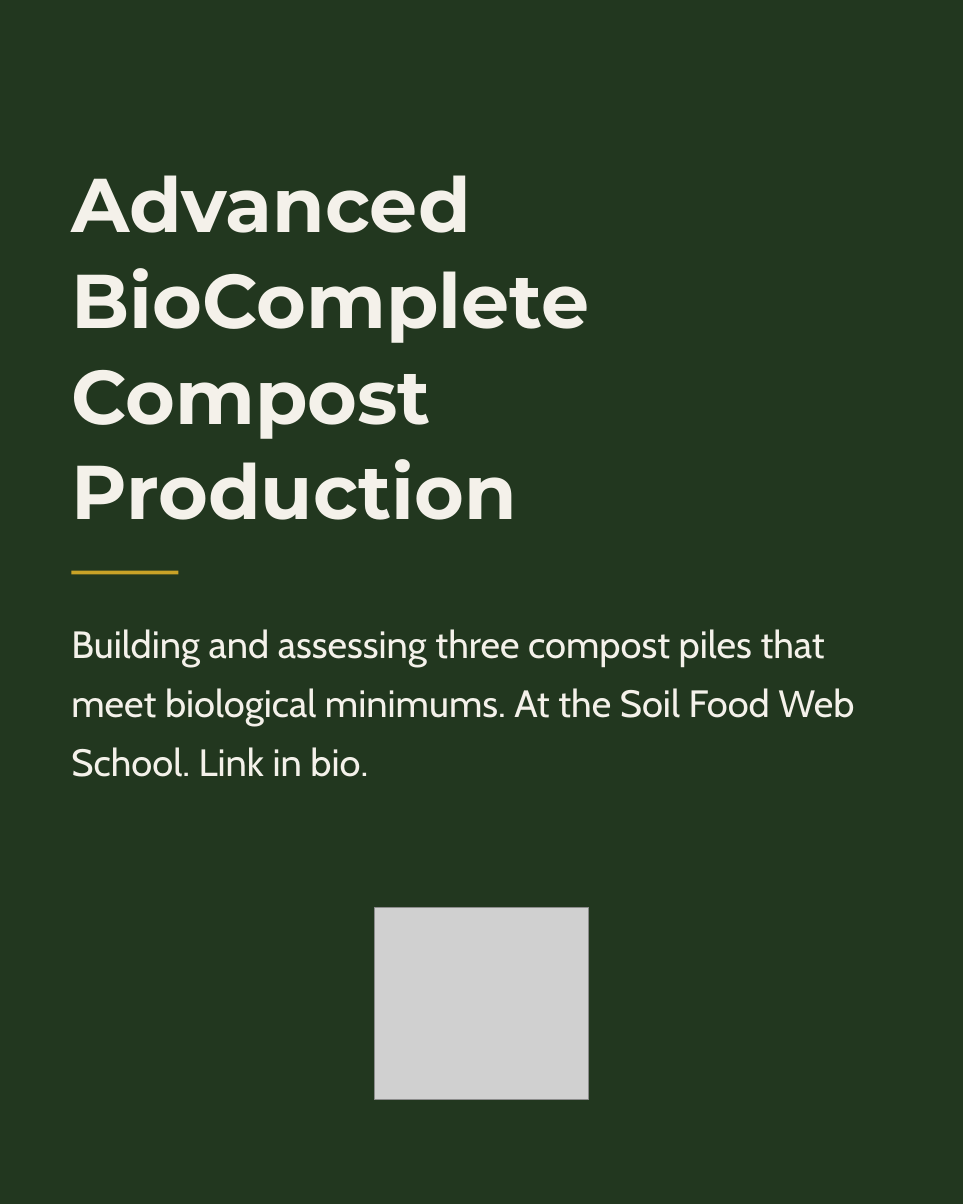
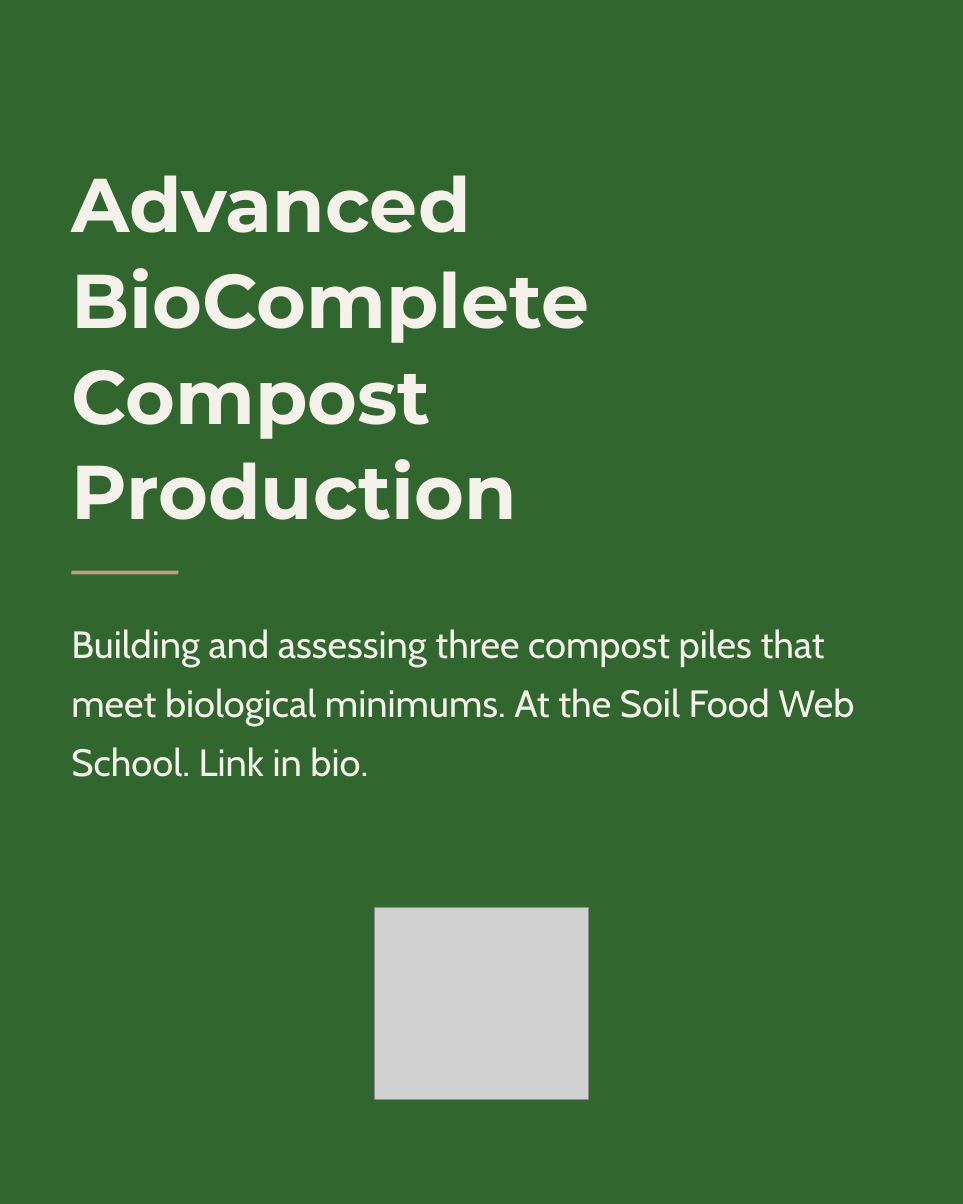
Before and after one commit to linneamoritznyc/SFW-SocialMedia, a slide deck: slide 10 of templates/posts/october/04-10-2026-sun-ig-world-animal-day-v2.pptx. Drawn at 963x1204 pixels with LibreOffice and Linux fonts; fonts in the diff are those of the drawing; grey boxes stand for pictures. Boxes give left, top, right and bottom in pixels: in the first picture for what was removed or moved away, otherwise in the second. Text is boxed around its words. In the diff, an @@ line names an element or a change of style, - is before the commit and + after.

```diff
--- a/templates/posts/october/04-10-2026-sun-ig-world-animal-day-v2.pptx
+++ b/templates/posts/october/04-10-2026-sun-ig-world-animal-day-v2.pptx
@@ background #22371F to #31662F @@
@@ text "Advanced BioComplete Compost Production" at [71,175,589,520]: text colour #F4F1EA to #F3F1EA @@
@@ rectangle at [71,571,178,574]: fill #C9A227 to #C09D7F @@
@@ text "Building and assessing three compost ..." at [71,629,854,777]: text colour #F4F1EA to #F3F1EA @@
```
Also in this commit, not shown: 9 other slides changed, 27 other files.
